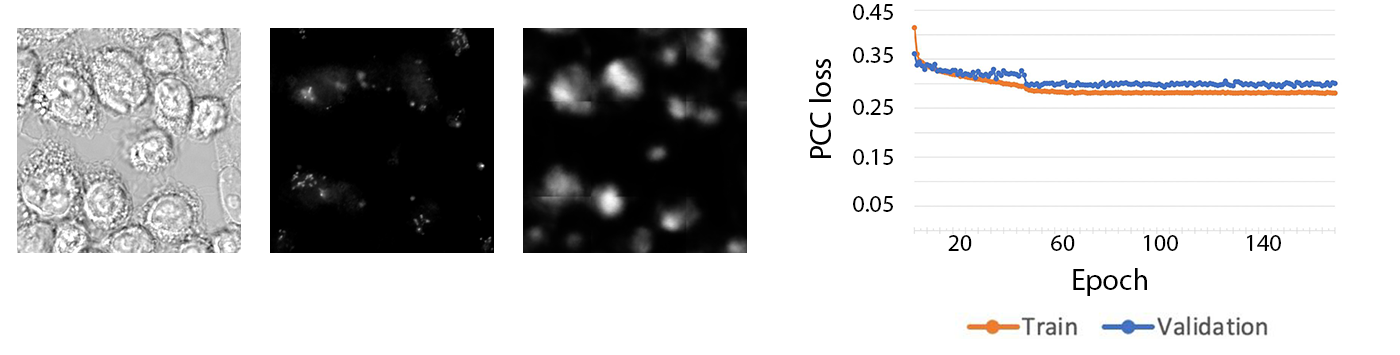
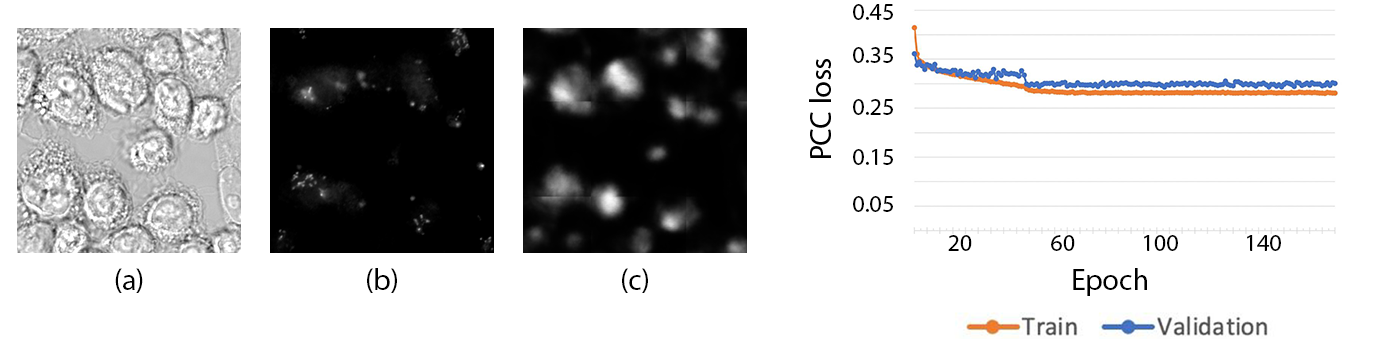
The second 1400x355 image is a revision of the first. Changes to its layers:
added layer "(c)" above "(b)" over [622, 268, 648, 293]
added layer "(b)" above "(a)" over [367, 268, 397, 293]
added layer "(a)" above "Epoch" over [115, 268, 143, 293]
